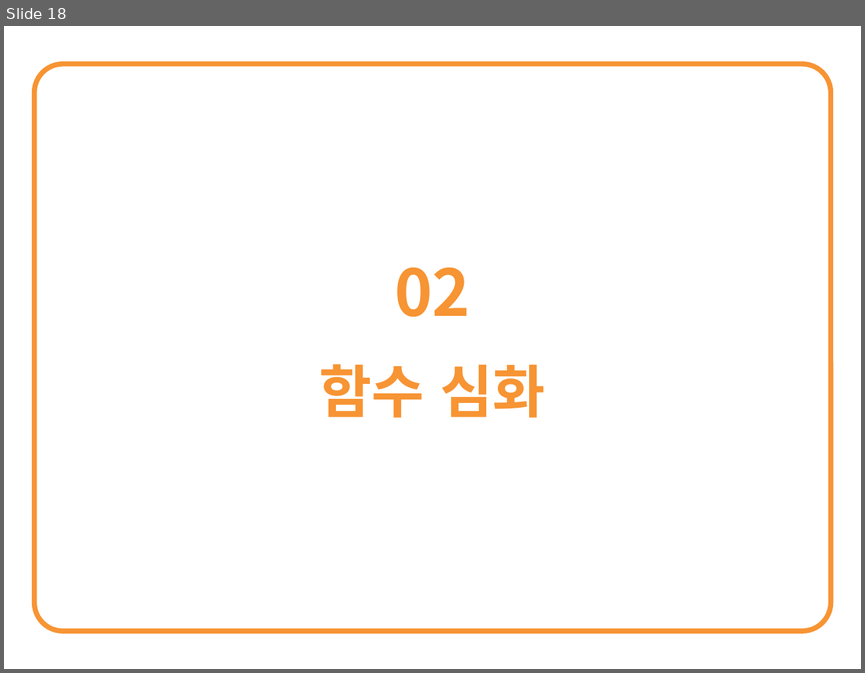
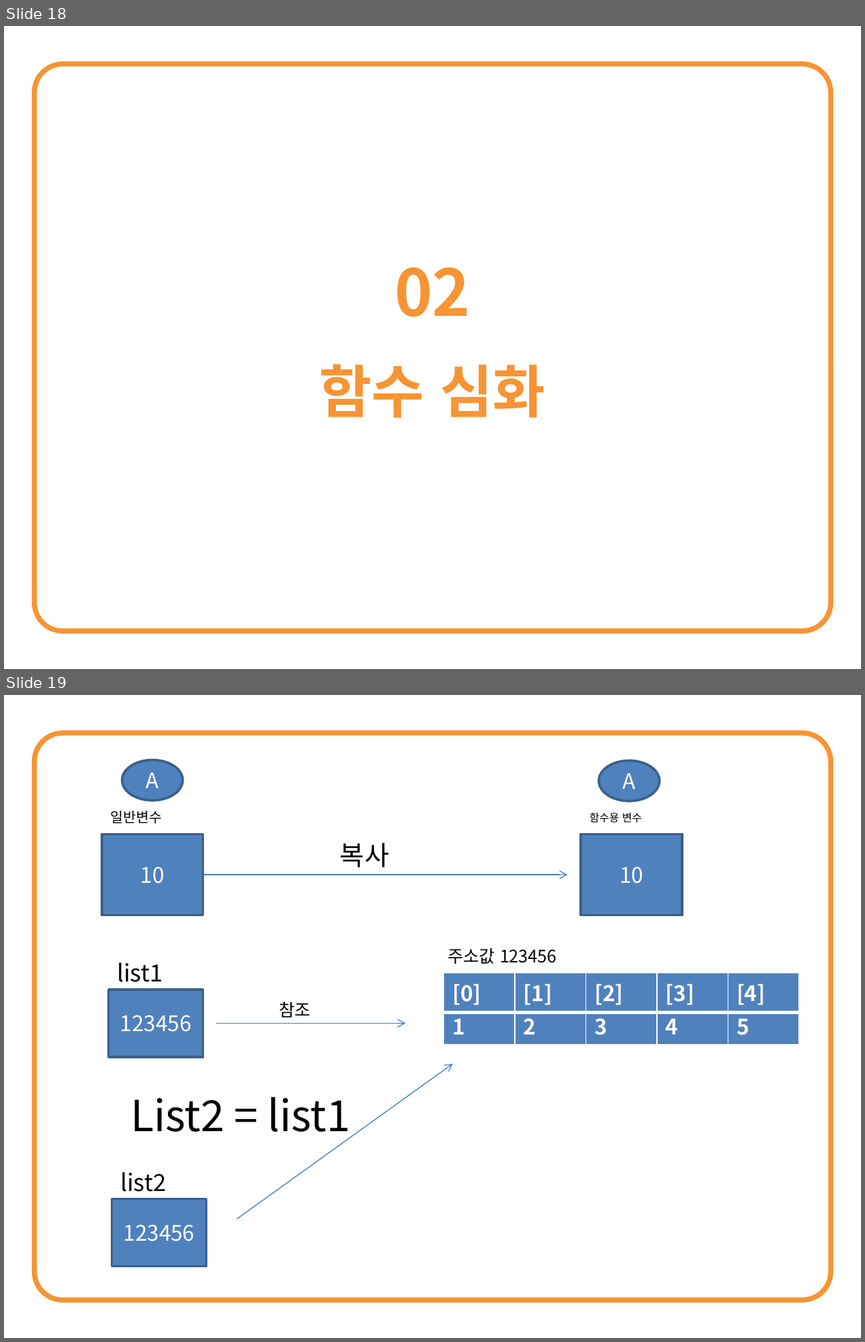
Before and after one commit to leekyuyoung20230313/pythone, a slide deck: 파이썬/함수/함수.pptx. Shown one above the other, each under a label of ours: slide 18 before the commit, slides 18 and 19 after it. The pictures are 865x673 and 865x1342 pixels, drawn with LibreOffice and Linux fonts; fonts in the diff are those of the drawing. Boxes give left, top, right and bottom in pixels: in the first picture for what was removed or moved away, otherwise in the second. Text is boxed around its words. In the diff, an @@ line names an element or a change of style, - is before the commit and + after.

```diff
--- a/파이썬/함수/함수.pptx
+++ b/파이썬/함수/함수.pptx
@@ slide 19 added at box(4, 695, 861, 1338), background #FFFFFF; not listed: 1 template element that a slide beside it also shows @@
@@ ellipse added at box(122, 760, 183, 800), fill #4F81BD, outline #3A5F8C 2 pt, 18 pt, text #FFFFFF @@
+A
@@ ellipse added at box(598, 761, 660, 801), fill #4F81BD, outline #3A5F8C 2 pt, 18 pt, text #FFFFFF @@
+A
@@ text added at box(110, 811, 162, 824), 11.7 pt, text #000000 @@
+일반변수
@@ text added at box(589, 813, 642, 823), 9 pt, text #000000 @@
+함수용 변수
@@ rectangle added at box(102, 834, 203, 915), fill #4F81BD, outline #3A5F8C 2 pt, 18 pt, text #FFFFFF @@
+10
@@ rectangle added at box(581, 834, 682, 915), fill #4F81BD, outline #3A5F8C 2 pt, 18 pt, text #FFFFFF @@
+10
@@ text added at box(340, 843, 390, 867), 22.5 pt, text #000000 @@
+복사
@@ arrow added from (203, 875) to (567, 875), #4B7EBC 0.75 pt @@
@@ text added at box(447, 948, 557, 964), 14.4 pt, text #000000 @@
+주소값 123456
@@ text added at box(117, 962, 162, 982), 19.8 pt, text #000000 @@
+list1
@@ table added at box(443, 972, 799, 1008), 1 rows, 5 columns @@
+[0] | [1] | [2] | [3] | [4]
@@ rectangle added at box(109, 989, 203, 1057), fill #4F81BD, outline #3A5F8C 2 pt, 18 pt, text #FFFFFF @@
+123456
@@ text added at box(279, 1002, 310, 1017), 14.4 pt, text #000000 @@
+참조
@@ table added at box(443, 1006, 799, 1041), 1 rows, 5 columns @@
+1 | 2 | 3 | 4 | 5
@@ arrow added from (216, 1023) to (406, 1023), #4B7EBC 0.75 pt @@
@@ arrow added from (237, 1219) to (453, 1064), #4B7EBC 0.75 pt @@
@@ text added at box(130, 1097, 351, 1141), 36 pt, text #000000 @@
+List2 = list1
@@ text added at box(120, 1172, 166, 1191), 19.8 pt, text #000000 @@
+list2
@@ rectangle added at box(112, 1199, 206, 1266), fill #4F81BD, outline #3A5F8C 2 pt, 18 pt, text #FFFFFF @@
+123456
```
Also in this commit, not shown: 1 other slide added, 1 other file.
